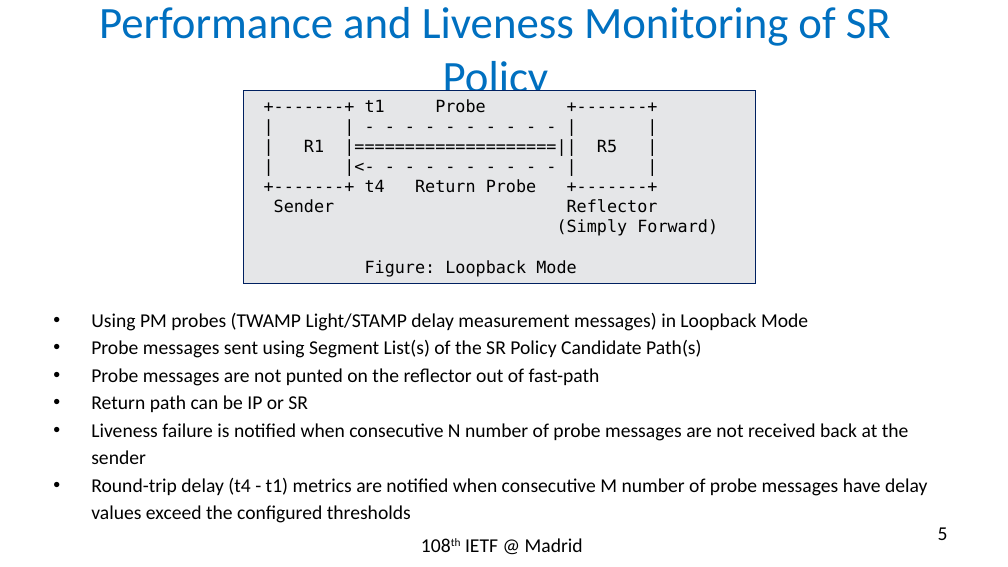
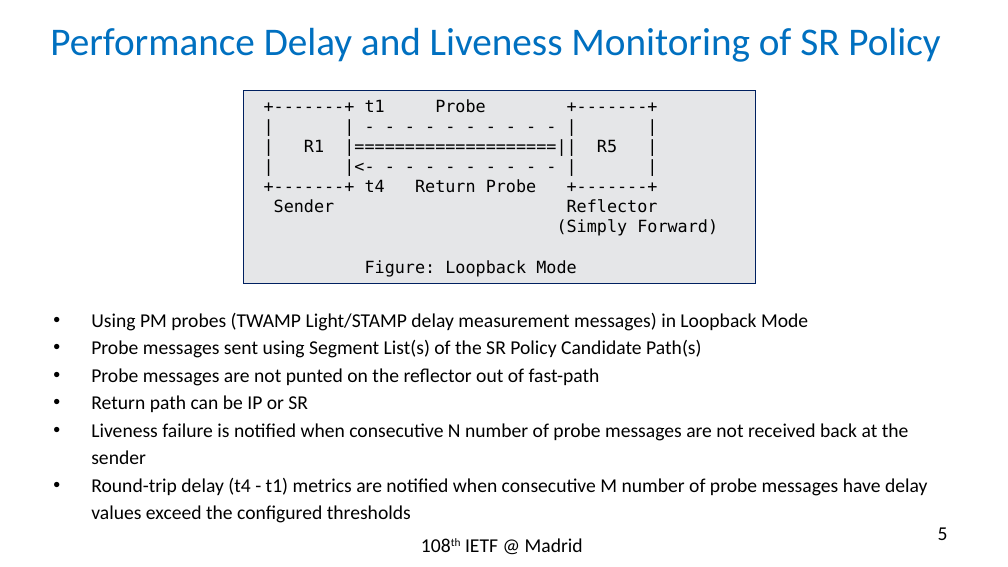
Before and after one commit to rakgandhi/ietf-slides, a slide deck: slide 5 of draft-gandhi-spring-sr-enhanced-plm-01.pptx. Drawn at 1008x567 pixels with LibreOffice and Linux fonts; fonts in the diff are those of the drawing. Boxes give left, top, right and bottom in pixels: in the first picture for what was removed or moved away, otherwise in the second. Text is boxed around its words. In the diff, an @@ line names an element or a change of style, - is before the commit and + after.

```diff
--- a/draft-gandhi-spring-sr-enhanced-plm-01.pptx
+++ b/draft-gandhi-spring-sr-enhanced-plm-01.pptx
@@ title at [50, 27, 940, 62]: text changed; size 32 to 28 pt @@
-Performance and Liveness Monitoring of SR Policy
+Performance Delay and Liveness Monitoring of SR Policy
```
Also in this commit, not shown: 7 other slides changed, 1 other file.
